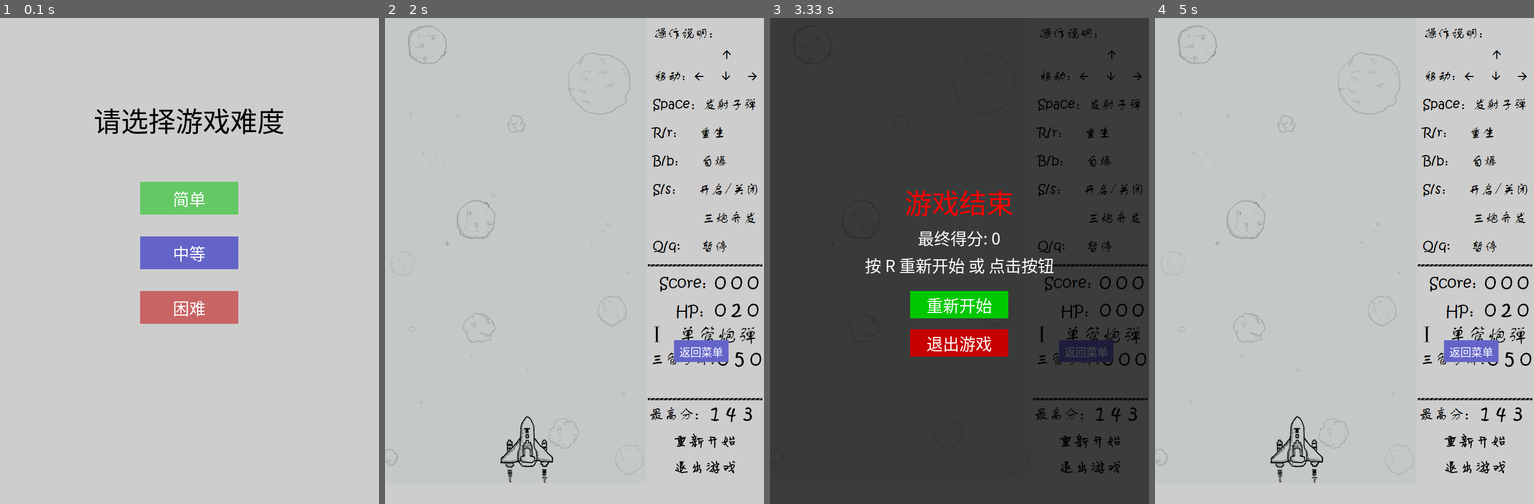
Above: before the commit, frames 1-4 (left to right).
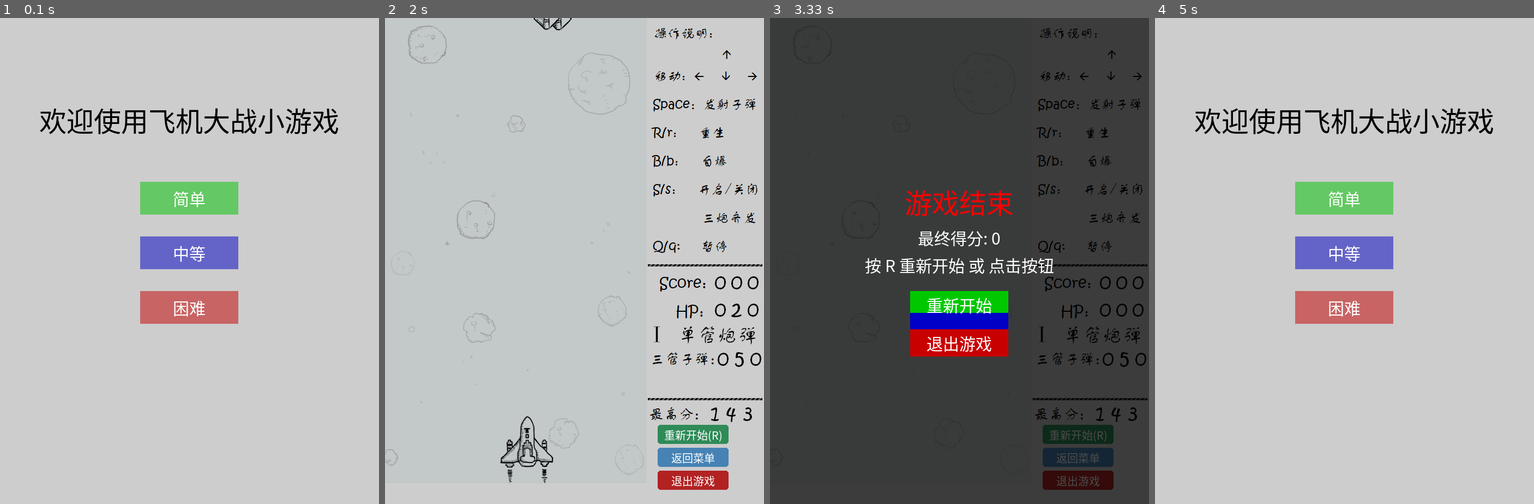
Above: after the commit, the same moments.

Repository: Jerry-Guo1020/pygame_biubiubiu
Game: pygame game, started from main.py
The game is run twice, just before and just after one commit, with the same random seed, the same clock (stepped at 60 frames per second) and the same inputs.
Inputs (mouse positions are in pixels of both pictures, inside the frame that each line leads up to):
- Up to frame 1 (0.1 s): no input
- Up to frame 2 (2 s): press the mouse at (574, 251) at 0.37 s; move the mouse to (616, 251) at 0.47 s; release the mouse at (661, 251) at 0.6 s; tap B at 0.67 s; hold R 1-1.47 s; hold Right 1-1.47 s; click "返回菜单" at 1.55 s; press the mouse at (574, 309) at 1.87 s; move the mouse to (513, 333) at 1.97 s
- Up to frame 3 (3.33 s): release the mouse at (834, 358) at 2.1 s; hold Q 2.17-2.63 s; hold Right 2.17-2.63 s; tap Space at 2.23, 2.53, 3.07 s; tap B at 2.32 s; tap Q at 2.67 s; hold Right from 3 s (still down); tap S at 3.15 s
- Up to frame 4 (5 s): tap Space at 3.37, 4.57 s; release Right at 3.47 s; press the mouse at (1344, 304) at 3.53 s; move the mouse to (1299, 372) at 3.63 s; release the mouse at (1253, 445) at 3.77 s; click (1461, 435) at 3.88 s, where only the run after the commit has a clickable "重新开始(R)"; press the mouse at (1344, 304) at 4.2 s; move the mouse to (1325, 304) at 4.3 s; release the mouse at (1306, 304) at 4.43 s; hold Up 4.5-4.8 s; tap B at 4.65 s; press the mouse at (1461, 455) at 4.87 s; move the mouse to (1416, 319) at 4.97 s

The runs differ from the first frame. In frame 1, 1.9% of the frame differs, in the area x 10-90%, y 18-24%; in frame 2, 3.1%; in frame 3, 3.4%; in frame 4, 11%, in the area x 0-100%, y 1-96%.

Commit message:
feat(ui): 重构游戏UI界面并优化游戏逻辑
- 添加时钟对象控制帧率为60FPS
- 重新设计右下角按钮组，使用统一风格的矩形按钮
- 优化敌机死亡逻辑和英雄控制逻辑
- 移除不再使用的UI图片资源
- 改进游戏结束和难度选择界面的交互体验

Diff:
--- a/main.py
+++ b/main.py
@@ -16,6 +16,9 @@
     def __init__(self):
         self.window_screen = pygame.display.set_mode(config.SCREEN_SIZE, 0, 32)
         pygame.display.set_caption('飞机大战')
+
+        # [Fix 3] 引入时钟对象，用于解决帧率慢的问题
+        self.clock = pygame.time.Clock()
 
         # 游戏状态
         self.hit_score = 0
@@ -41,8 +44,10 @@
         try:
             self.background = pygame.image.load("./images/background.png")
             self.pause_image = pygame.image.load("./images/btn_finish.png")
+            # 下面这两个图片在新版UI中不再使用，但为了不修改你的注释和结构，保留加载代码
             self.restart_img = pygame.image.load("./images/restart_nor.png")
             self.exit_img = pygame.image.load("./images/quit_nor.png")
+
             self.desc_img = pygame.image.load("./images/description.png")
             self.line_img = pygame.image.load("./images/line.png")
             self.score_hp_img = pygame.image.load("./images/score_hp.png")
@@ -85,7 +90,6 @@
 
     def create_enemies(self):
         # 难度动态调整
-        # 根据难度配置设置敌机最大数量
         limits = config.CURRENT_DIFFICULTY["enemy_limits"]
         config.ENEMY0_MAXIMUM = limits[0]
         config.ENEMY1_MAXIMUM = limits[1]
@@ -98,18 +102,15 @@
 
         random_num = random.randint(1, 60)
 
-        # Enemy 0
         spawn_rate = config.CURRENT_DIFFICULTY["spawn_rate_0"]
         if random_num in spawn_rate and len(self.enemy0_list) < config.ENEMY0_MAXIMUM:
             self.enemy0_list.append(sprites.Enemy0Plane(self.window_screen))
 
-        # Enemy 1
         b1_min, b1_max = config.CURRENT_DIFFICULTY["boss1_interval"]
         boss1_trigger = random.randint(b1_min, b1_max)
         if (self.hit_score >= boss1_trigger and self.hit_score % boss1_trigger == 0) and len(self.enemy1_list) < config.ENEMY1_MAXIMUM:
             self.enemy1_list.append(sprites.Enemy1Plane(self.window_screen))
 
-        # Enemy 2
         b2_min, b2_max = config.CURRENT_DIFFICULTY["boss2_interval"]
         boss2_trigger = random.randint(b2_min, b2_max)
         if (self.hit_score >= boss2_trigger and self.hit_score % boss2_trigger == 0) and len(self.enemy2_list) < config.ENEMY2_MAXIMUM:
@@ -130,8 +131,6 @@
         self.window_screen.blit(self.background, (0, 0))
         self.window_screen.blit(self.desc_img, (482, 10))
         self.window_screen.blit(self.max_score_img, (480, 705))
-        self.window_screen.blit(self.restart_img, (530, 760))
-        self.window_screen.blit(self.exit_img, (532, 810))
         self.window_screen.blit(self.line_img, (482, 445))
         self.window_screen.blit(self.line_img, (482, 690))
 
@@ -141,38 +140,67 @@
         self.draw_number(max_s, 590, 700)
 
         # 游戏状态UI
-        if self.hero and self.hero.active:
-            self.window_screen.blit(self.score_hp_img, (480, 460))
-            # 炮管状态
-            img_idx = 1 if self.hero.is_three_bullet else 0
-            self.window_screen.blit(self.bullet_ui_imgs[img_idx], (480, 560))
-            self.window_screen.blit(self.bullet_3_stock_img, (480, 605))
-
-            # 数值显示
-            self.draw_number(self.hit_score, 600, 460) # 得分
-            self.draw_number(self.hero.HP, 600, 510)   # HP
-            self.draw_number(self.hero.three_bullet_stock, 605, 600) # 弹药
-        else:
-            # 英雄死亡状态UI (全0)
-            self.window_screen.blit(self.score_hp_img, (480, 460))
-            self.window_screen.blit(self.bullet_ui_imgs[0], (480, 560))
-            self.window_screen.blit(self.bullet_3_stock_img, (480, 605))
-            self.draw_number(0, 600, 460)
-            self.draw_number(0, 600, 510)
-            self.draw_number(0, 605, 600)
-
-        # Boss HP
+        hero_hp = 0
+        hero_bullet_stock = 0
+        is_three = False
+        if self.hero:
+            hero_hp = max(0, self.hero.HP)
+            hero_bullet_stock = self.hero.three_bullet_stock
+            is_three = self.hero.is_three_bullet
+
+        self.window_screen.blit(self.score_hp_img, (480, 460))
+        img_idx = 1 if is_three else 0
+        self.window_screen.blit(self.bullet_ui_imgs[img_idx], (480, 560))
+        self.window_screen.blit(self.bullet_3_stock_img, (480, 605))
+
+        self.draw_number(self.hit_score, 600, 460)
+        self.draw_number(hero_hp, 600, 510)
+        self.draw_number(hero_bullet_stock, 605, 600)
+
         if self.enemy2_list:
             self.window_screen.blit(self.boss_hp_img, (480, 640))
             hp_val = max(0, self.enemy2_list[0].HP)
             self.draw_number(hp_val, 590, 640)
 
-        # 返回主界面按钮 - 调整位置避免与BOSS血量重叠
-        self.return_button = pygame.Rect(530, 590, 100, 40)
-        pygame.draw.rect(self.window_screen, (100, 100, 200), self.return_button)
-        font = pygame.font.SysFont('SimHei', 20)
-        return_text = font.render('返回菜单', True, (255, 255, 255))
-        self.window_screen.blit(return_text, (self.return_button.centerx - return_text.get_width()//2, self.return_button.centery - return_text.get_height()//2))
+        # ================= [UI 修改重点区域] 开始 =================
+        # [Fix 4 & 新需求] 重新设计右下角按钮组
+        # 将三个按钮统一为矩形样式，并排列在底部
+
+        font_btn = pygame.font.SysFont('SimHei', 20)
+
+        # 按钮布局参数
+        btn_x = 500         # 按钮左上角X坐标 (右侧栏宽度约160，居中大概在500)
+        btn_w = 130         # 按钮宽度
+        btn_h = 35          # 按钮高度
+        start_y = 745       # 第一个按钮的起始Y坐标 (在最高分下方)
+        gap_y = 42          # 按钮之间的垂直间距
+
+        # 定义三个按钮的矩形区域 (保存为self变量以便在点击事件中使用)
+        self.restart_btn_rect = pygame.Rect(btn_x, start_y, btn_w, btn_h)
+        self.return_btn_rect = pygame.Rect(btn_x, start_y + gap_y, btn_w, btn_h)
+        self.quit_btn_rect = pygame.Rect(btn_x, start_y + gap_y * 2, btn_w, btn_h)
+
+        # 定义颜色 (R, G, B) - 区分颜色
+        color_restart = (46, 139, 87)   # 海洋绿 (重新开始)
+        color_return = (70, 130, 180)   # 钢蓝 (返回菜单)
+        color_quit = (178, 34, 34)      # 耐火砖红 (退出游戏)
+        text_color = (255, 255, 255)    # 白色文字
+
+        # 1. 绘制按钮背景矩形
+        pygame.draw.rect(self.window_screen, color_restart, self.restart_btn_rect, border_radius=5)
+        pygame.draw.rect(self.window_screen, color_return, self.return_btn_rect, border_radius=5)
+        pygame.draw.rect(self.window_screen, color_quit, self.quit_btn_rect, border_radius=5)
+
+        # 2. 渲染文字
+        txt_restart = font_btn.render('重新开始(R)', True, text_color)
+        txt_return = font_btn.render('返回菜单', True, text_color)
+        txt_quit = font_btn.render('退出游戏', True, text_color)
+
+        # 3. 将文字居中绘制到按钮上
+        self.window_screen.blit(txt_restart, (self.restart_btn_rect.centerx - txt_restart.get_width()//2, self.restart_btn_rect.centery - txt_restart.get_height()//2))
+        self.window_screen.blit(txt_return, (self.return_btn_rect.centerx - txt_return.get_width()//2, self.return_btn_rect.centery - txt_return.get_height()//2))
+        self.window_screen.blit(txt_quit, (self.quit_btn_rect.centerx - txt_quit.get_width()//2, self.quit_btn_rect.centery - txt_quit.get_height()//2))
+        # ================= [UI 修改重点区域] 结束 =================
 
     def draw_number(self, num, x, y):
         h, t, s = utils.cut_number(num)
@@ -183,25 +211,23 @@
     def process_enemy_logic(self, enemy_list):
         for enemy in enemy_list[:]:
             enemy.update_and_draw()
-            enemy.fire(config.PLANE_MAXIMUM_BULLET[enemy.plane_type])
-            enemy.move()
-
-            # 碰撞检测
-            if self.hero and self.hero.active:
-                # 英雄被撞
-                # 这里简化了逻辑：只检测子弹是否击中英雄
-                self.hero.isHitted(enemy, config.PLANE_SIZE[3]["width"], config.PLANE_SIZE[3]["height"])
-                # 敌机被撞
-                if enemy.isHitted(self.hero, config.PLANE_SIZE[enemy.plane_type]["width"], config.PLANE_SIZE[enemy.plane_type]["height"]):
-                    if enemy.HP <= 0 and not getattr(enemy, "scored", False):
-                        self.add_score(enemy.plane_type)
-                        enemy.scored = True
+
+            # [Fix 1] 敌机死亡逻辑优化
+            if enemy.HP > 0:
+                enemy.fire(config.PLANE_MAXIMUM_BULLET[enemy.plane_type])
+                enemy.move()
+
+                if self.hero and self.hero.active and self.hero.HP > 0:
+                    self.hero.isHitted(enemy, config.PLANE_SIZE[3]["width"], config.PLANE_SIZE[3]["height"])
+                    if enemy.isHitted(self.hero, config.PLANE_SIZE[enemy.plane_type]["width"], config.PLANE_SIZE[enemy.plane_type]["height"]):
+                        if enemy.HP <= 0 and not getattr(enemy, "scored", False):
+                            self.add_score(enemy.plane_type)
+                            enemy.scored = True
 
             if not enemy.active:
                 enemy_list.remove(enemy)
 
     def add_score(self, p_type):
-        """计算得分"""
         base_hp = config.HP_LIST[p_type]
         if p_type == 0:
             self.hit_score += base_hp if self.hit_score < 650 else base_hp/2
@@ -224,7 +250,8 @@
                 elif event.key == K_r:
                     self.reborn()
 
-                if self.hero and self.hero.active:
+                # [Fix 2] 只有当英雄存活(HP>0)时，才响应控制按键
+                if self.hero and self.hero.active and self.hero.HP > 0:
                     if event.key in [K_LEFT, K_RIGHT, K_UP, K_DOWN]:
                         self.hero.key_down(event.key)
                     elif event.key == K_s:
@@ -249,22 +276,27 @@
                     if self.is_pause and 170 < mx < 310 and 402 < my < 450:
                         self.is_pause = False
                         pygame.mixer.music.unpause()
-                    # 重新开始
-                    elif 530 < mx < 642 and 760 < my < 808:
+
+                    # ================= [输入处理修改] 开始 =================
+                    # 使用新的矩形区域检测点击，替代了原来的硬编码坐标和旧按钮
+
+                    # 重新开始按钮点击
+                    elif hasattr(self, 'restart_btn_rect') and self.restart_btn_rect.collidepoint(mx, my):
                         self.reborn()
-                    # 退出
-                    elif 532 < mx < 642 and 810 < my < 834:
+                    # 返回菜单按钮点击
+                    elif hasattr(self, 'return_btn_rect') and self.return_btn_rect.collidepoint(mx, my):
+                        self.return_to_main_menu()
+                    # 退出游戏按钮点击
+                    elif hasattr(self, 'quit_btn_rect') and self.quit_btn_rect.collidepoint(mx, my):
                         sys.exit()
-                    # 返回主界面按钮
-                    elif hasattr(self, 'return_button') and self.return_button.collidepoint(mx, my):
-                        self.return_to_main_menu()
+                    # ================= [输入处理修改] 结束 =================
 
     def select_difficulty(self):
         """显示难度选择界面"""
         font = pygame.font.SysFont('SimHei', 30)
         title_font = pygame.font.SysFont('SimHei', 50)
 
-        # 按钮区域 - 居中显示
+        # 按钮区域
         button_width, button_height = 180, 60
         screen_center_x = config.SCREEN_SIZE[0] // 2
         button_center_x = screen_center_x - button_width // 2
@@ -274,19 +306,18 @@
         btn_hard_rect = pygame.Rect(button_center_x, 500, button_width, button_height)
 
         while True:
+            self.clock.tick(60)
             self.window_screen.fill(config.BG_COLOR)
 
-            # 绘制标题 - 居中显示
-            title_text = title_font.render('请选择游戏难度', True, (0, 0, 0))
-            title_x = (config.SCREEN_SIZE[0] - title_text.get_width()) // 2
-            self.window_screen.blit(title_text, (title_x, 150))
-
-            # 绘制按钮背景
+            title_text1 = title_font.render('欢迎使用飞机大战小游戏', True, (0, 0, 0))
+            title_text2 = title_font.render('请选择游戏难度', True, (0, 0, 0))
+            title_x = (config.SCREEN_SIZE[0] - title_text1.get_width()) // 2
+            self.window_screen.blit(title_text1, (title_x, 150))
+
             pygame.draw.rect(self.window_screen, (100, 200, 100), btn_easy_rect)
             pygame.draw.rect(self.window_screen, (100, 100, 200), btn_normal_rect)
             pygame.draw.rect(self.window_screen, (200, 100, 100), btn_hard_rect)
 
-            # 绘制文字
             text_easy = font.render('简单', True, (255, 255, 255))
             text_normal = font.render('中等', True, (255, 255, 255))
             text_hard = font.render('困难', True, (255, 255, 255))
@@ -312,25 +343,20 @@
                         config.CURRENT_DIFFICULTY = config.DIFFICULTY_LEVELS[2]
                         return
 
-            time.sleep(0.05)
-
     def show_game_over(self):
         """显示游戏结束界面"""
         font = pygame.font.SysFont('SimHei', 30)
         big_font = pygame.font.SysFont('SimHei', 50)
 
-        # 半透明覆盖层
         overlay = pygame.Surface((config.SCREEN_SIZE[0], config.SCREEN_SIZE[1]))
         overlay.set_alpha(180)
         overlay.fill((0, 0, 0))
         self.window_screen.blit(overlay, (0, 0))
 
-        # 显示游戏结束文字
         game_over_text = big_font.render('游戏结束', True, (255, 0, 0))
         score_text = font.render(f'最终得分: {self.hit_score}', True, (255, 255, 255))
         restart_text = font.render('按 R 重新开始 或 点击按钮', True, (255, 255, 255))
 
-        # 居中显示
         game_over_x = (config.SCREEN_SIZE[0] - game_over_text.get_width()) // 2
         score_x = (config.SCREEN_SIZE[0] - score_text.get_width()) // 2
         restart_x = (config.SCREEN_SIZE[0] - restart_text.get_width()) // 2
@@ -339,12 +365,14 @@
         self.window_screen.blit(score_text, (score_x, 380))
         self.window_screen.blit(restart_text, (restart_x, 430))
 
-        # 显示重新开始和退出按钮
+        quit_rect = pygame.Rect(config.SCREEN_SIZE[0]//2 - 90, 570, 180, 50)
+        backhome_text = pygame.Rect(config.SCREEN_SIZE[0]//2 - 90, 540, 180, 50)
         restart_rect = pygame.Rect(config.SCREEN_SIZE[0]//2 - 90, 500, 180, 50)
-        quit_rect = pygame.Rect(config.SCREEN_SIZE[0]//2 - 90, 570, 180, 50)
 
         pygame.draw.rect(self.window_screen, (0, 200, 0), restart_rect)
+        pygame.draw.rect(self.window_screen, (0, 0, 200), backhome_text)
         pygame.draw.rect(self.window_screen, (200, 0, 0), quit_rect)
+
 
         restart_btn_text = font.render('重新开始', True, (255, 255, 255))
         quit_btn_text = font.render('退出游戏', True, (255, 255, 255))
@@ -354,8 +382,8 @@
 
         pygame.display.update()
 
-        # 等待用户操作
         while True:
+            self.clock.tick(60)
             for event in pygame.event.get():
                 if event.type == QUIT:
                     sys.exit()
@@ -371,94 +399,74 @@
                     elif quit_rect.collidepoint(mx, my):
                         sys.exit()
 
-            time.sleep(0.05)
-
     def return_to_main_menu(self):
         """返回主菜单界面"""
-        # 保存最高分
         utils.save_max_score(self.hit_score)
-        # 重新开始游戏并显示难度选择界面
         self.reborn()
         self.select_difficulty()
 
     def run(self):
-        print("jerry的期末作业")
-
-        # 启动难度选择
+        print("jerry的期末作业 - 优化UI版")
         self.select_difficulty()
 
         while True:
-            # 1. 填充背景
+            # [Fix 3] 使用 Clock 控制 60 FPS
+            self.clock.tick(60)
+
             self.window_screen.fill(config.BG_COLOR)
 
-            # 2. 暂停逻辑
             if self.is_pause:
-                self.draw_ui() # 保持UI显示
+                self.draw_ui()
                 self.window_screen.blit(self.pause_image, (170, 402))
                 pygame.display.update()
                 self.process_input()
-                time.sleep(0.1)
                 continue
 
-            # 3. 生成逻辑
             self.create_enemies()
             self.create_supply()
-
-            # 4. 绘制右侧背景UI
             self.draw_ui()
 
-            # 5. 更新并绘制Hero
+            # [Fix 2] 游戏结束逻辑优化
             if self.hero and self.hero.active:
                 self.hero.update_and_draw()
-                self.hero.press_move()
-                self.hero.press_fire()
-                self.hero.move_limit()
+
+                if self.hero.HP > 0:
+                    self.hero.press_move()
+                    self.hero.press_fire()
+                    self.hero.move_limit()
+
+                    for supply in [self.blood_supply, self.bullet_supply]:
+                        if supply:
+                            supply.display()
+                            supply.move()
+                            to_delete = False
+                            if supply.judge(): to_delete = True
+                            if self.hero.supply_hitted(supply):
+                                if supply.supply_type == 0:
+                                    self.hero.HP = min(41, self.hero.HP - supply.supply_HP)
+                                else:
+                                    self.hero.is_three_bullet = True
+                                    self.hero.three_bullet_stock += 20
+                                to_delete = True
+
+                            if to_delete:
+                                if supply == self.blood_supply: self.blood_supply = None
+                                elif supply == self.bullet_supply: self.bullet_supply = None
+
             elif self.hero and not self.hero.active:
-                # 英雄飞机已爆炸，显示游戏结束界面
                 self.show_game_over()
-                # 处理输入以允许用户操作（重新开始、退出等）
                 self.process_input()
-                time.sleep(0.04)
-                continue  # 跳过剩余的游戏循环逻辑
+                continue
             else:
-                self.hero = None # 彻底清除引用
-
-            # 6. 补给逻辑 (仅在英雄活跃时处理)
-            if self.hero and self.hero.active:
-                for supply in [self.blood_supply, self.bullet_supply]:
-                    if supply:
-                        supply.display()
-                        supply.move()
-                        # 回收越界补给
-                        to_delete = False
-                        if supply.judge():
-                            to_delete = True
-                        # 吃到补给
-                        if self.hero and self.hero.active and self.hero.supply_hitted(supply):
-                            if supply.supply_type == 0: # 血量
-                                self.hero.HP = min(41, self.hero.HP - supply.supply_HP)
-                            else: # 弹药
-                                self.hero.is_three_bullet = True
-                                self.hero.three_bullet_stock += 20
-                            to_delete = True
-
-                        if to_delete:
-                            if supply == self.blood_supply: self.blood_supply = None
-                            elif supply == self.bullet_supply: self.bullet_supply = None
-
-            # 7. 敌机逻辑 (仅在英雄活跃时处理)
-            if self.hero and self.hero.active:
+                self.hero = None
+
+            if self.hero:
                 self.process_enemy_logic(self.enemy0_list)
                 self.process_enemy_logic(self.enemy1_list)
                 self.process_enemy_logic(self.enemy2_list)
 
-            # 8. 刷新屏幕
             pygame.display.update()
-
-            # 9. 输入处理
             self.process_input()
-
-            time.sleep(0.04)
 
 if __name__ == "__main__":
     game = GameManager()
